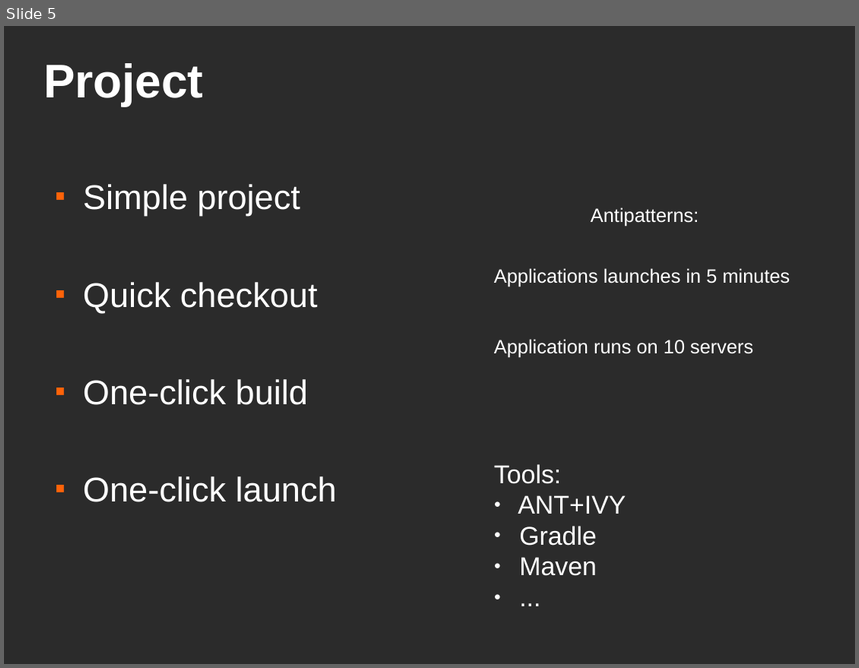
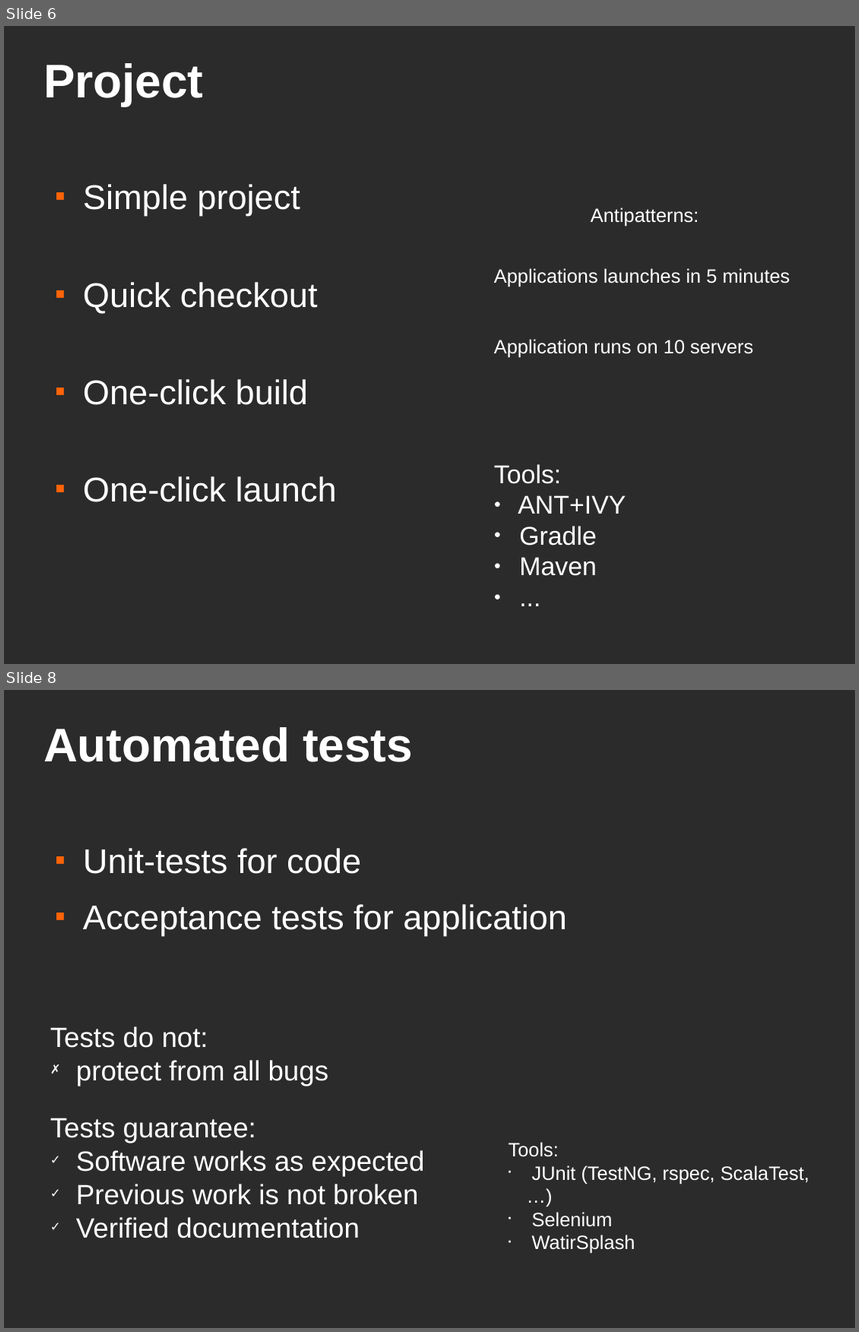
Before and after one commit to asolntsev/presentations, a slide deck: agile-technical-practices/agile-techical-practices.agile-ee.odp. Shown one above the other, each under a label of ours: slide 5 before the commit, slides 6 and 8 after it; the slides between them are not shown. The pictures are 859x668 and 859x1332 pixels, drawn with LibreOffice and Linux fonts; fonts in the diff are those of the drawing; background and template pictures are left out; a plain dark background stands for a picture behind light text. Boxes give left, top, right and bottom in pixels: in the first picture for what was removed or moved away, otherwise in the second. Text is boxed around its words. In the diff, an @@ line names an element or a change of style, - is before the commit and + after.

Commit message:
Added some tests and slides during Agile Saturday

```diff
--- a/agile-technical-practices/agile-techical-practices.agile-ee.odp
+++ b/agile-technical-practices/agile-techical-practices.agile-ee.odp
@@ slide 8 added at (4,690,855,1328), background picture (left out) @@
@@ title added at (44,727,413,762), 44 pt, text #FFFFFF, bold @@
+Automated tests
@@ text added at (83,848,567,936), 32 pt, text #FFFFFF @@
+■ Unit-tests for code
+■ Acceptance tests for application
@@ text added at (50,1027,425,1239), 26 pt, text #FFFFFF @@
+Tests do not:
+✗ protect from all bugs
+Tests guarantee:
+✓ Software works as expected
+✓ Previous work is not broken
+✓ Verified documentation
@@ text added at (509,1142,810,1254), 18 pt, text #FFFFFF @@
+Tools:
+• JUnit (TestNG, rspec, ScalaTest, …)
+• Selenium
+• WatirSplash
@@ what was slide 5 is now slide 6 @@
```
Also in this commit, not shown: 3 slides changed, 6 other slides added, 2 slides removed, 1 other file.
